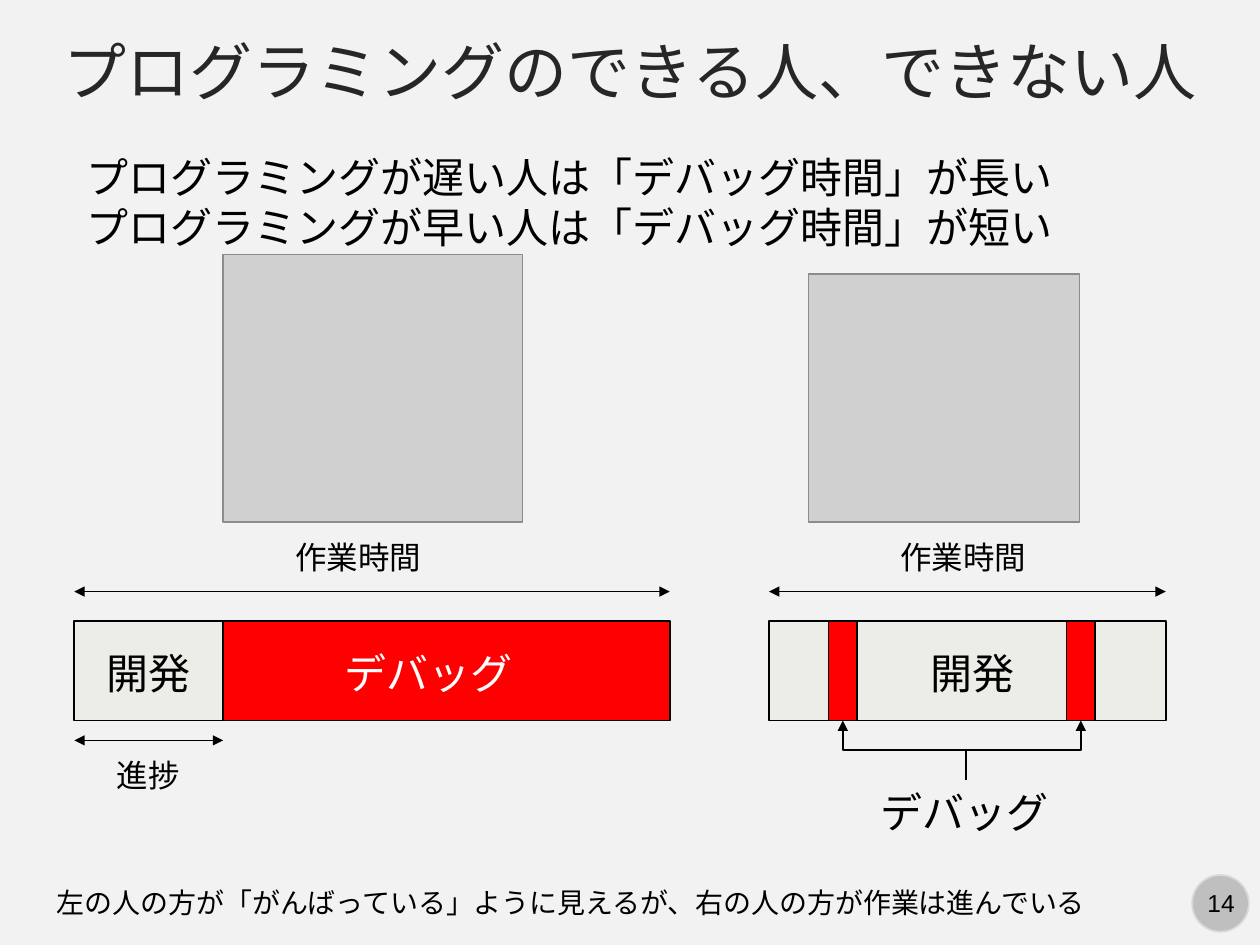
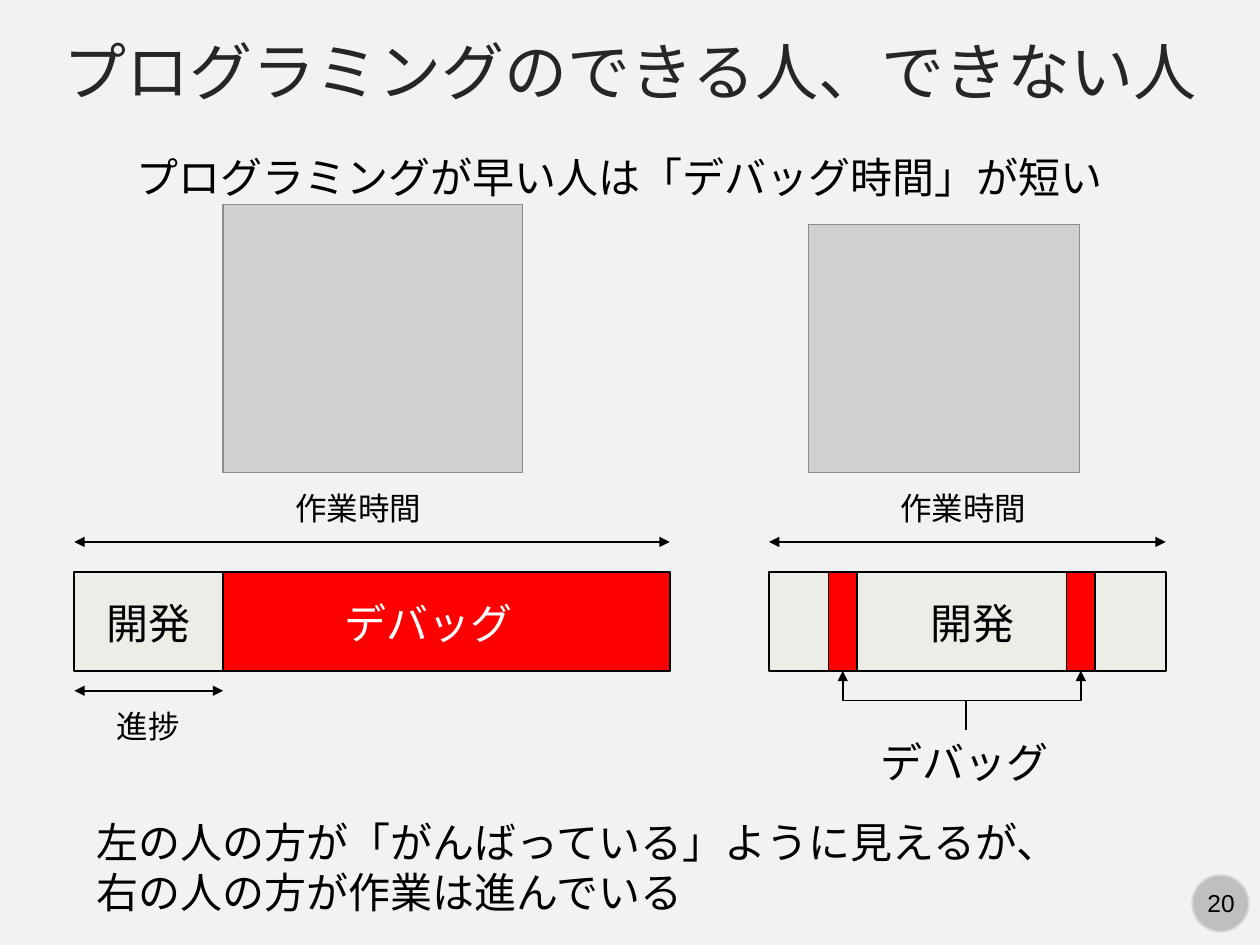
Before and after one commit to kaityo256/github, a slide deck: slide 20 of vcs/fig/slide.pptx (slide 14 before the commit). Drawn at 1260x945 pixels with LibreOffice and Linux fonts; fonts in the diff are those of the drawing; grey boxes stand for pictures. Boxes give left, top, right and bottom in pixels: in the first picture for what was removed or moved away, otherwise in the second. Text is boxed around its words. In the diff, an @@ line names an element or a change of style, - is before the commit and + after.

Commit message:
updates slides

```diff
--- a/vcs/fig/slide.pptx
+++ b/vcs/fig/slide.pptx
@@ text "プログラミングが早い人は「デバッグ時間」が短い" moved from (x1=87, y1=157, x2=1053, y2=247) to (x1=136, y1=157, x2=1102, y2=197) @@
@@ text at (x1=87, y1=157, x2=1053, y2=197): paragraph removed @@
-プログラミングが遅い人は「デバッグ時間」が長い
@@ 7 texts, 5 rectangles, 3 double arrows, 2 pictures, 2 elbow arrows moved together from (x1=74, y1=255, x2=1166, y2=831) to (x1=74, y1=204, x2=1166, y2=781) @@
@@ text "左の人の方が「がんばっている」ように見えるが、右の人の方が作業は進んでいる" moved from (x1=57, y1=889, x2=1085, y2=916) to (x1=97, y1=822, x2=1059, y2=912) @@
@@ text "左の人の方が「がんばっている」ように見えるが、右の人の方が作業は進んでいる" at (x1=97, y1=822, x2=1059, y2=912): size 16 to 24 pt @@
@@ page number at (x1=1207, y1=895, x2=1234, y2=913): text changed @@
-14
+20
```
Also in this commit, not shown: 3 other slides changed, 8 slides added.
